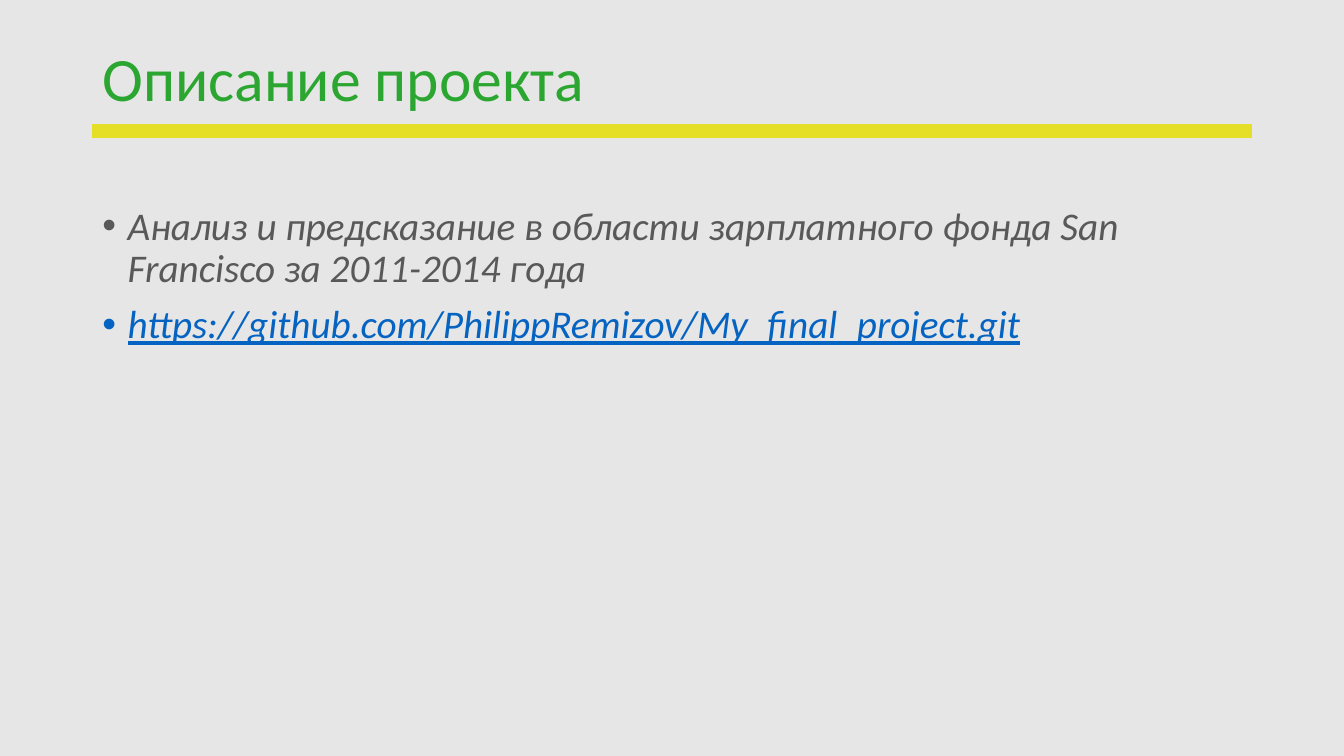
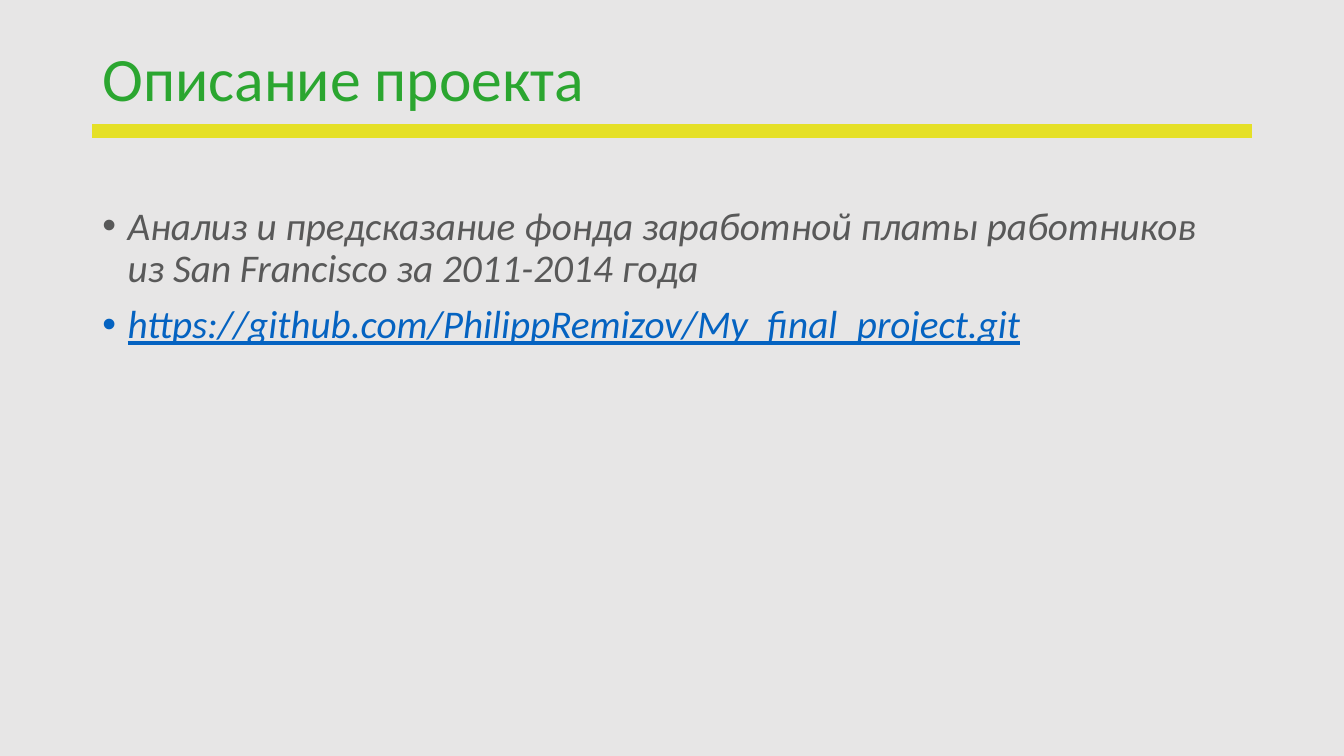
Before and after one commit to PhilippRemizov/My_final_project, a slide deck: slide 3 of Ремизов Филипп.pptx. Drawn at 1344x756 pixels with LibreOffice and Linux fonts; fonts in the diff are those of the drawing; background and template pictures are left out. Boxes give left, top, right and bottom in pixels: in the first picture for what was removed or moved away, otherwise in the second. Text is boxed around its words. In the diff, an @@ line names an element or a change of style, - is before the commit and + after.

```diff
--- a/Ремизов Филипп.pptx
+++ b/Ремизов Филипп.pptx
@@ text at (128,213,1196,289): text changed @@
-• Анализ и предсказание в области зарплатного фонда San Francisco за 2011-2014 года
+• Анализ и предсказание фонда заработной платы работников из San Francisco за 2011-2014 года
```
Also in this commit, not shown: 4 other slides changed.
